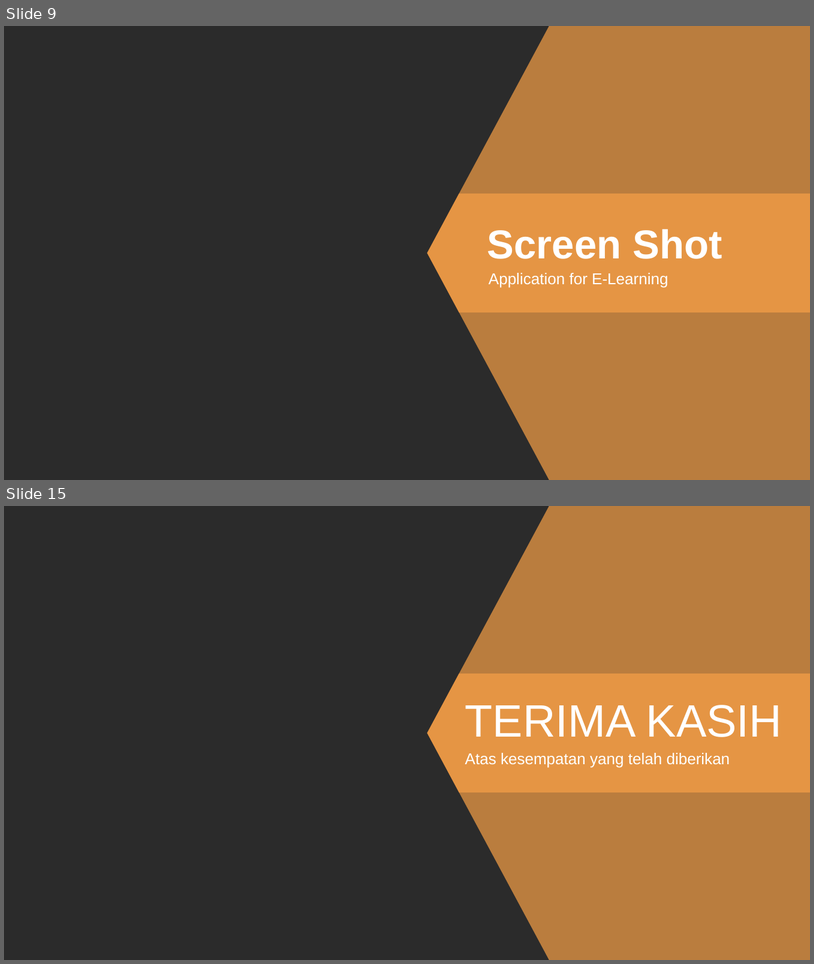
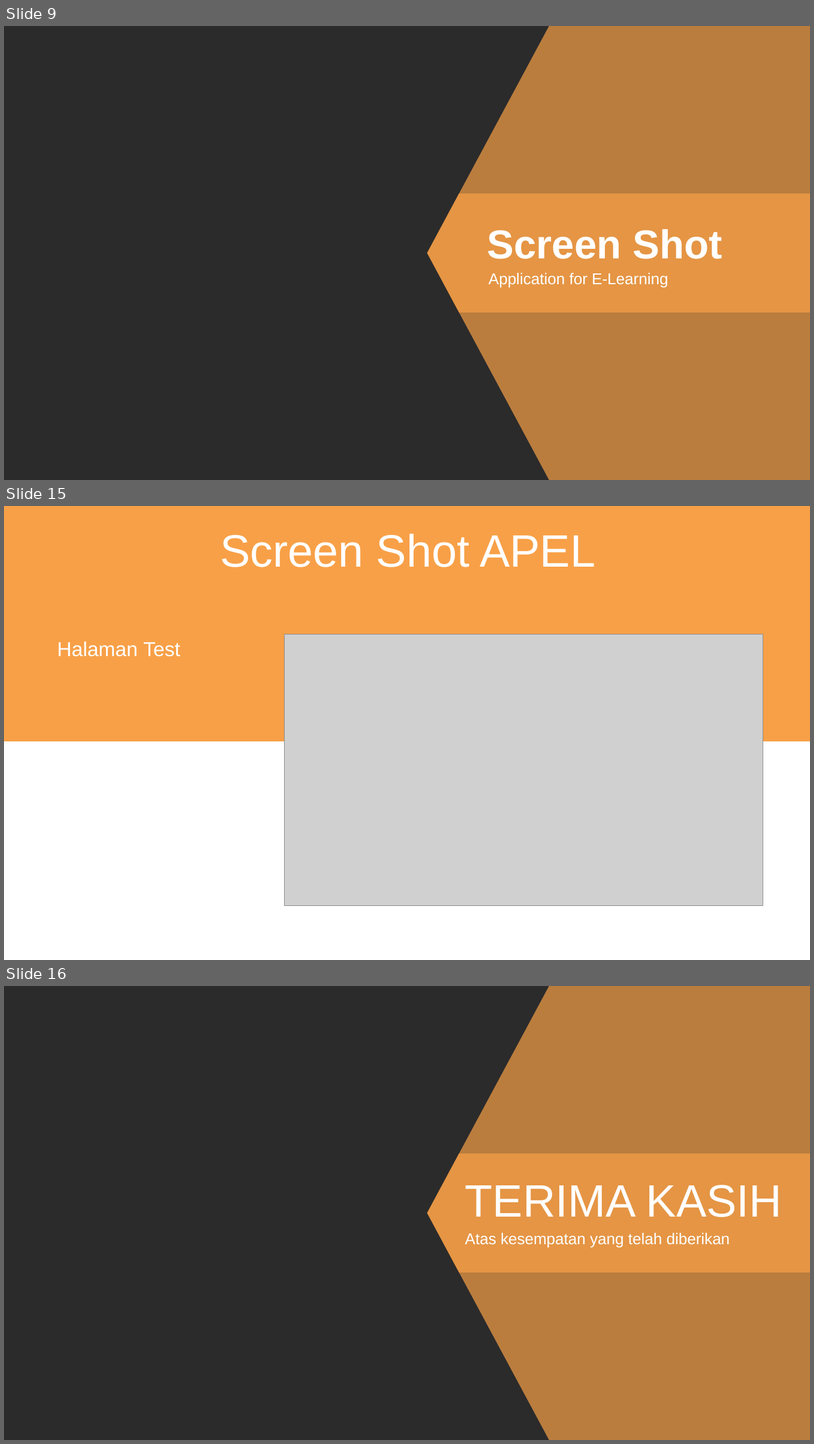
Before and after one commit to Iq641/SEVIMA, a slide deck: PPT.pptx. Shown one above the other, each under a label of ours: slides 9 and 15 before the commit, slides 9, 15 and 16 after it; the slides between them are not shown. The pictures are 814x964 and 814x1444 pixels, drawn with LibreOffice and Linux fonts; fonts in the diff are those of the drawing; grey boxes stand for pictures; background and template pictures are left out; a plain dark background stands for a picture behind light text. Boxes give left, top, right and bottom in pixels: in the first picture for what was removed or moved away, otherwise in the second. Text is boxed around its words. In the diff, an @@ line names an element or a change of style, - is before the commit and + after.

```diff
--- a/PPT.pptx
+++ b/PPT.pptx
@@ slide 15 added at box(4, 506, 810, 960), background #FFFFFF @@
@@ rectangle added at box(4, 506, 810, 741), fill #F8A047 @@
@@ text added at box(220, 534, 596, 567), 54 pt, text #FFFFFF @@
+Screen Shot APEL
@@ text added at box(57, 641, 180, 657), 24 pt, text #FFFFFF @@
+Halaman Test
@@ picture added at box(285, 634, 763, 906) @@
@@ what was slide 15 is now slide 16 @@
```
Also in this commit, not shown: 6 slides changed.
